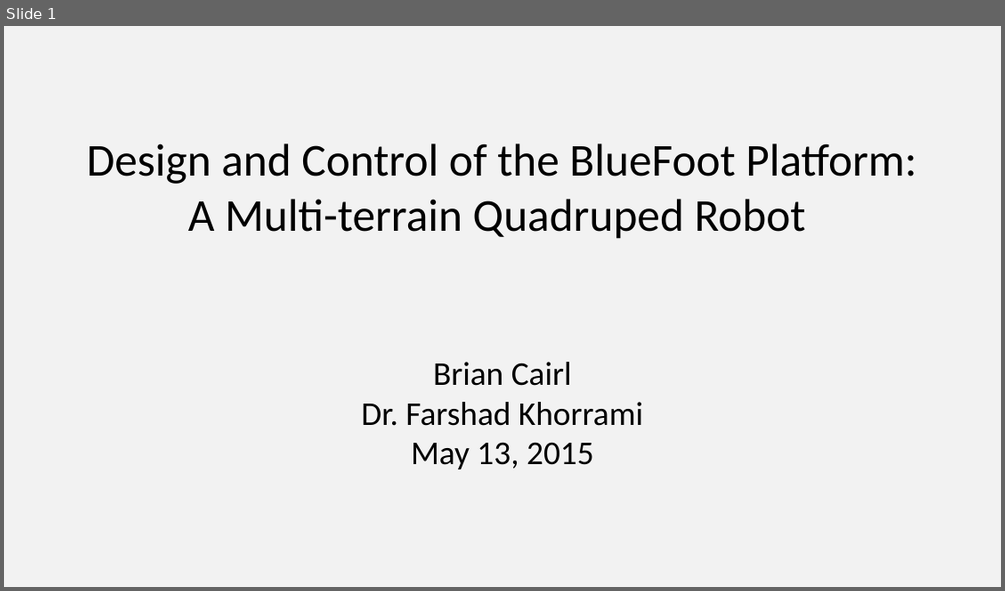
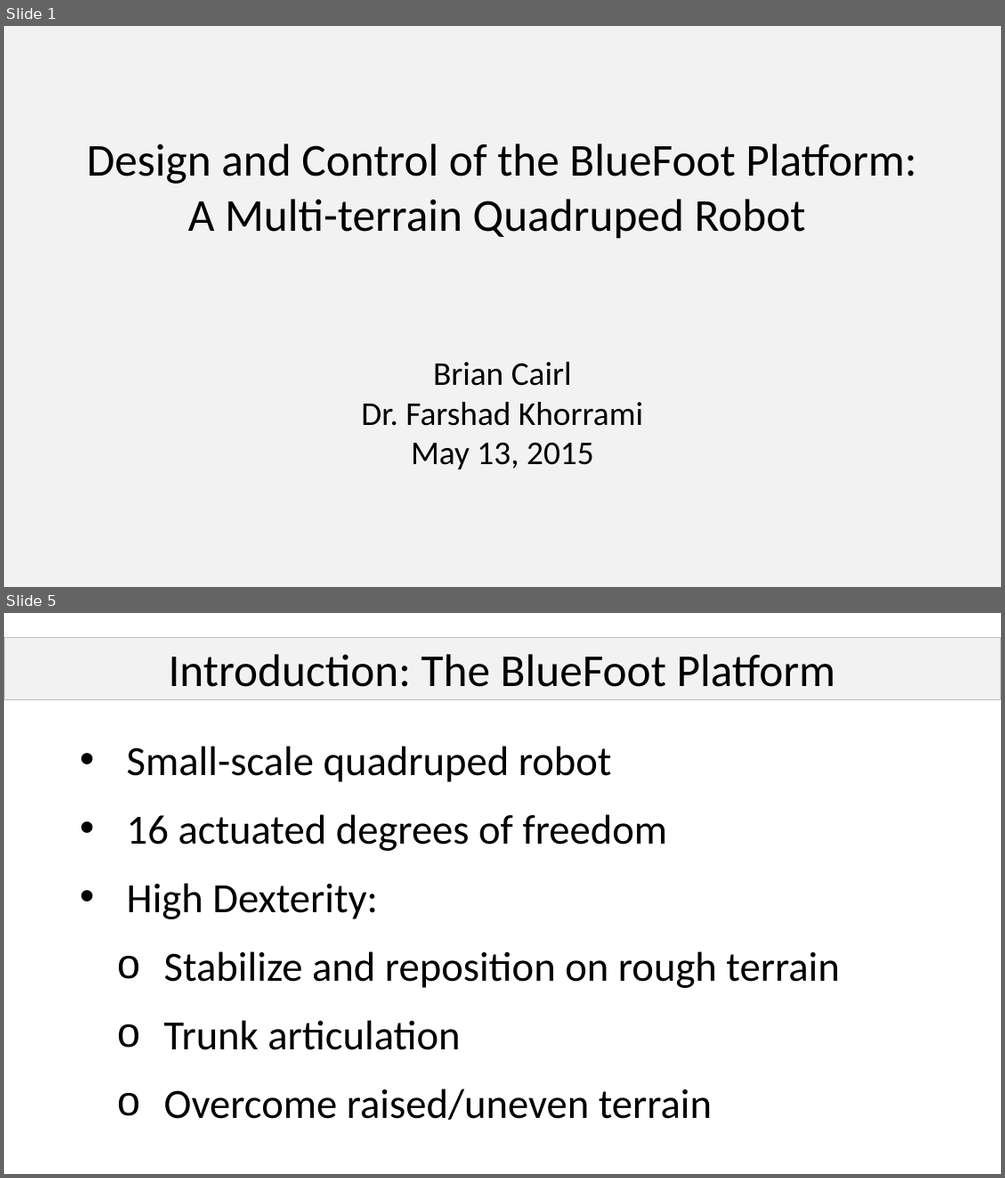
Before and after one commit to bcairl01/Masters-Thesis, a slide deck: presentation/main.pptx. Shown one above the other, each under a label of ours: slide 1 before the commit, slides 1 and 5 after it; the slides between them are not shown. The pictures are 1005x591 and 1005x1178 pixels, drawn with LibreOffice and Linux fonts; fonts in the diff are those of the drawing. Boxes give left, top, right and bottom in pixels: in the first picture for what was removed or moved away, otherwise in the second. Text is boxed around its words. In the diff, an @@ line names an element or a change of style, - is before the commit and + after.

```diff
--- a/presentation/main.pptx
+++ b/presentation/main.pptx
@@ slide 5 added at box(4, 613, 1001, 1174), background #FFFFFF @@
@@ rectangle added at box(4, 637, 1001, 699), fill #F2F2F2, outline #BFBFBF 0.75 pt, 44 pt, text #000000 @@
+Introduction: The BlueFoot Platform
@@ text added at box(127, 746, 839, 1119), 40 pt, text #000000 @@
+• Small-scale quadruped robot
+• 16 actuated degrees of freedom
+• High Dexterity:
+  o Stabilize and reposition on rough terrain
+  o Trunk articulation
+  o Overcome raised/uneven terrain
```
Also in this commit, not shown: 1 slide changed, 6 other slides added, 3 other files.
